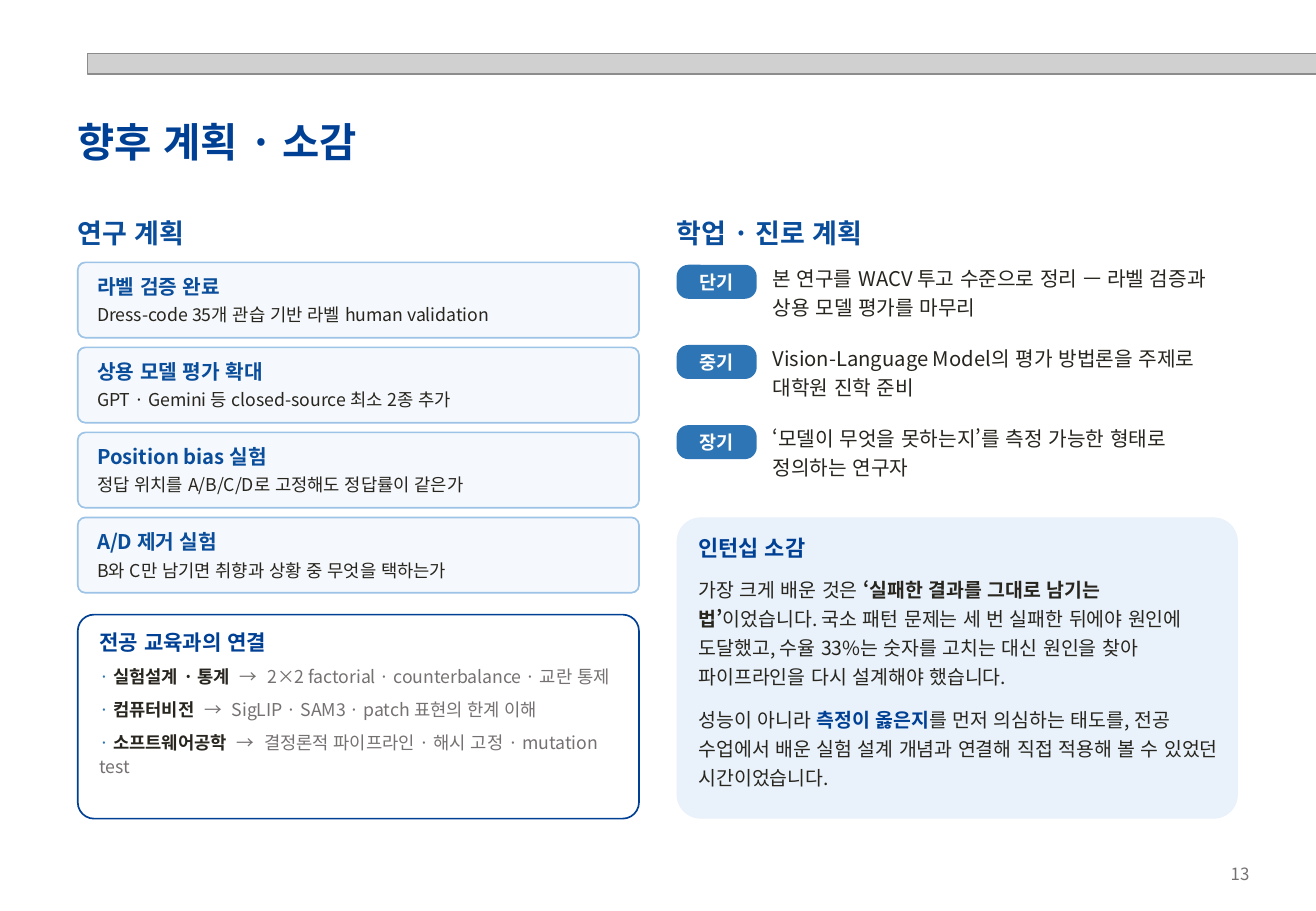
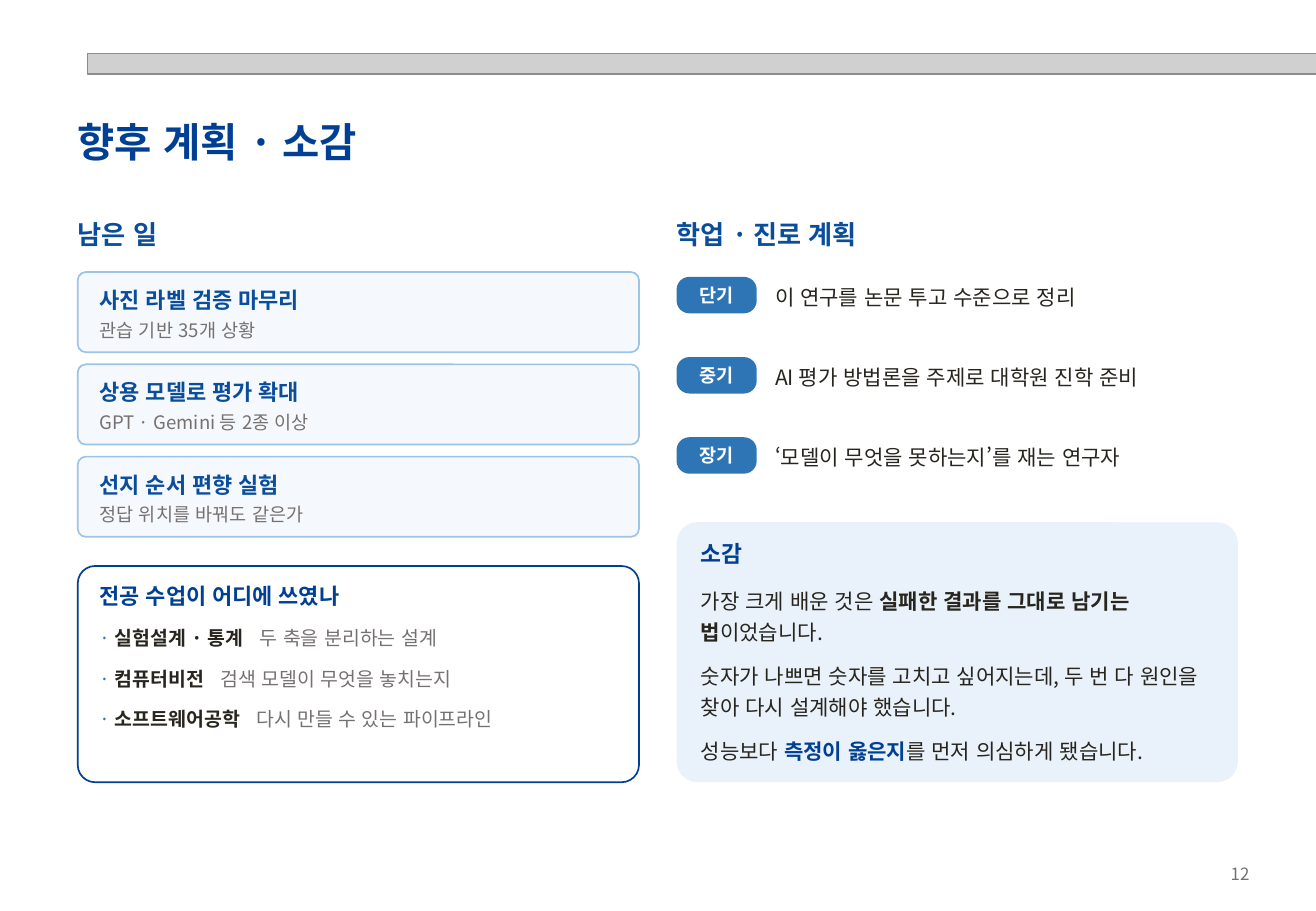
Before and after one commit to hjhj6411/tpo, a slide deck: slide 12 of presentation/POD-Bench_성과발표.pptx (slide 13 before the commit). Drawn at 1316x911 pixels with LibreOffice and Linux fonts; fonts in the diff are those of the drawing; grey boxes stand for pictures. Boxes give left, top, right and bottom in pixels: in the first picture for what was removed or moved away, otherwise in the second. Text is boxed around its words. In the diff, an @@ line names an element or a change of style, - is before the commit and + after.

```diff
--- a/presentation/POD-Bench_성과발표.pptx
+++ b/presentation/POD-Bench_성과발표.pptx
@@ text at bbox=[78, 222, 157, 246]: text changed; size 16 to 15.5 pt @@
-연구 계획
+남은 일
@@ text "학업 · 진로 계획" at bbox=[677, 222, 857, 247]: size 16 to 15.5 pt @@
@@ rounded rectangle: place and size @@
-rounded rectangle at bbox=[78, 262, 639, 338]
+rounded rectangle at bbox=[78, 272, 639, 352]
@@ text at bbox=[100, 289, 299, 339]: text changed; size 10.5 to 13 pt; text colour #27251E to #0A4D9B; bold on @@
-라벨 검증 완료
-Dress-code 35개 관습 기반 라벨 human validation
+사진 라벨 검증 마무리
+관습 기반 35개 상황
@@ 3 rounded rectangles: place and size @@
-3 rounded rectangles at bbox=[677, 265, 757, 459]
+3 rounded rectangles at bbox=[677, 277, 757, 474]
@@ text at bbox=[775, 287, 1076, 307]: text changed; size 12 to 12.5 pt @@
-본 연구를 WACV 투고 수준으로 정리 — 라벨 검증과 상용 모델 평가를 마무리
+이 연구를 논문 투고 수준으로 정리
@@ rounded rectangle: place and size @@
-rounded rectangle at bbox=[78, 348, 639, 423]
+rounded rectangle at bbox=[78, 365, 639, 445]
@@ text at bbox=[100, 381, 309, 431]: text changed; size 10.5 to 11 pt; text colour #27251E to #767171 @@
-상용 모델 평가 확대
-GPT · Gemini 등 closed-source 최소 2종 추가
+상용 모델로 평가 확대
+GPT · Gemini 등 2종 이상
@@ text at bbox=[775, 367, 1138, 387]: text changed; size 12 to 12.5 pt @@
-Vision-Language Model의 평가 방법론을 주제로 대학원 진학 준비
+AI 평가 방법론을 주제로 대학원 진학 준비
@@ text at bbox=[775, 446, 1120, 467]: text changed; size 12 to 12.5 pt @@
-‘모델이 무엇을 못하는지’를 측정 가능한 형태로 정의하는 연구자
+‘모델이 무엇을 못하는지’를 재는 연구자
@@ rounded rectangle: place and size @@
-rounded rectangle at bbox=[78, 433, 639, 508]
+rounded rectangle at bbox=[78, 457, 639, 537]
@@ text at bbox=[100, 474, 303, 523]: text changed; size 10.5 to 11 pt; text colour #27251E to #767171 @@
-Position bias 실험
-정답 위치를 A/B/C/D로 고정해도 정답률이 같은가
+선지 순서 편향 실험
+정답 위치를 바꿔도 같은가
@@ rounded rectangle removed at bbox=[78, 518, 639, 593] @@
@@ text removed at bbox=[97, 532, 446, 579] @@
-A/D 제거 실험
-B와 C만 남기면 취향과 상황 중 무엇을 택하는가
@@ rounded rectangle: place and size @@
-rounded rectangle at bbox=[677, 518, 1238, 819]
+rounded rectangle at bbox=[677, 523, 1238, 783]
@@ rounded rectangle: place and size @@
-rounded rectangle at bbox=[78, 615, 639, 819]
+rounded rectangle at bbox=[78, 566, 639, 783]
@@ text at bbox=[701, 543, 1198, 761]: text changed; size 11.5 to 12.5 pt @@
-인턴십 소감
-가장 크게 배운 것은 ‘실패한 결과를 그대로 남기는 법’이었습니다. 국소 패턴 문제는 세 번 실패한 뒤에야 원인에 도달했고, 수율 33%는 숫자를 고치는 대신 원인을 찾아 파이프라인을 다시 설계해야 했습니다.
-성능이 아니라 측정이 옳은지를 먼저 의심하는 태도를, 전공 수업에서 배운 실험 설계 개념과 연결해 직접 적용해 볼 수 있었던 시간이었습니다.
+소감
+가장 크게 배운 것은 실패한 결과를 그대로 남기는 법이었습니다.
+숫자가 나쁘면 숫자를 고치고 싶어지는데, 두 번 다 원인을 찾아 다시 설계해야 했습니다.
+성능보다 측정이 옳은지를 먼저 의심하게 됐습니다.
@@ text at bbox=[100, 585, 492, 728]: text changed; size 10.5 to 11.5 pt @@
-전공 교육과의 연결
-· 실험설계 · 통계 → 2×2 factorial · counterbalance · 교란 통제
-· 컴퓨터비전 → SigLIP · SAM3 · patch 표현의 한계 이해
-· 소프트웨어공학 → 결정론적 파이프라인 · 해시 고정 · mutation test
+전공 수업이 어디에 쓰였나
+· 실험설계 · 통계 두 축을 분리하는 설계
+· 컴퓨터비전 검색 모델이 무엇을 놓치는지
+· 소프트웨어공학 다시 만들 수 있는 파이프라인
@@ text at bbox=[1231, 867, 1250, 880]: text changed @@
-13
+12
```
Also in this commit, not shown: 4 other slides changed, 7 slides added, 8 slides removed, 10 other files.
